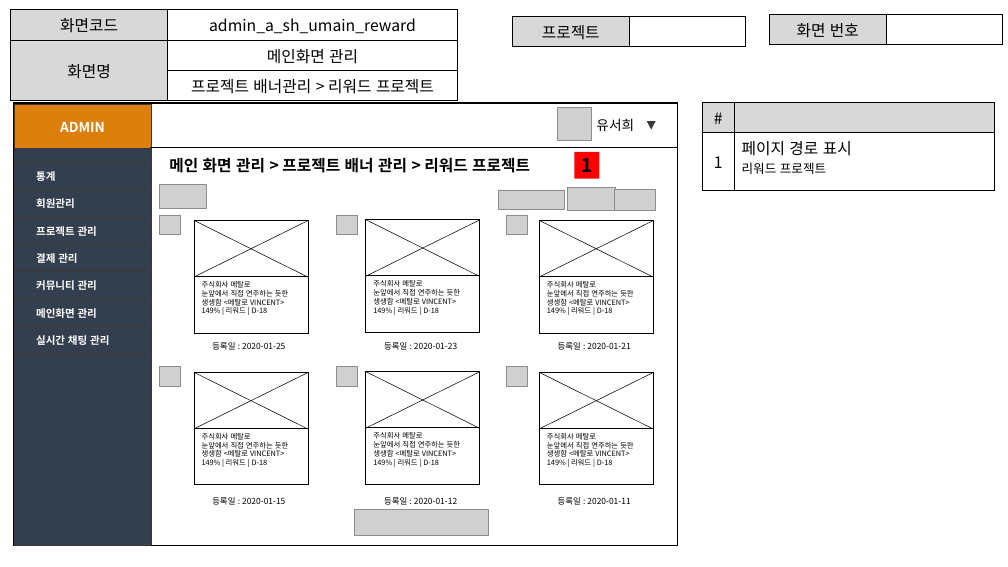
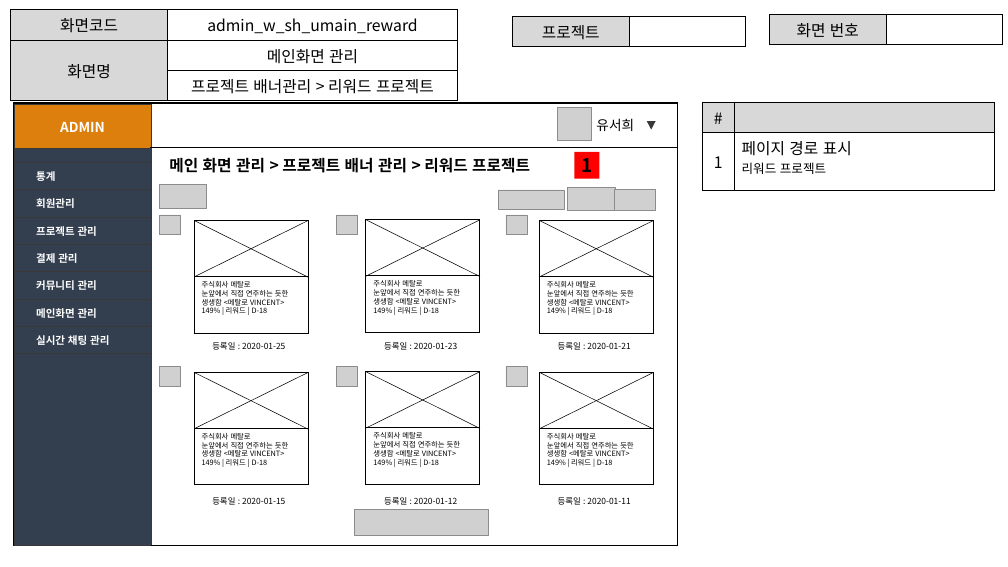
Before and after one commit to ezenteam2/EzenCrowdFunding, a slide deck: slide 15 of project03 화면설계서/project03 - 화면 설계서 - 서희.pptx. Drawn at 1008x567 pixels with LibreOffice and Linux fonts; fonts in the diff are those of the drawing; grey boxes stand for pictures. Boxes give left, top, right and bottom in pixels: in the first picture for what was removed or moved away, otherwise in the second. Text is boxed around its words. In the diff, an @@ line names an element or a change of style, - is before the commit and + after.

```diff
--- a/project03 화면설계서/project03 - 화면 설계서 - 서희.pptx
+++ b/project03 화면설계서/project03 - 화면 설계서 - 서희.pptx
@@ table at [11, 10, 457, 98] @@
-row 1, column 2: admin_a_sh_umain_reward
+row 1, column 2: admin_w_sh_umain_reward
```
Also in this commit, not shown: 11 other slides changed, 2 other files.
